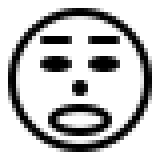
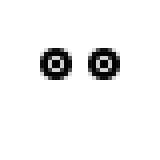
Comparing the layer stacks of the two 160x160 images. Changes:
hid group "eyebrows" (12 layers) over [40, 24, 120, 44]
hid group "blink 2" (2 layers) over [40, 56, 120, 72]
showed group "normal" (1st of 2, in "Group 1" › "eyes") (2 layers) over [40, 48, 120, 80]
hid group "noses" (5 layers) over [72, 80, 88, 96]
hid group "mouths" (5 layers) over [48, 104, 112, 136]
hid "head" over [8, 8, 152, 152]
